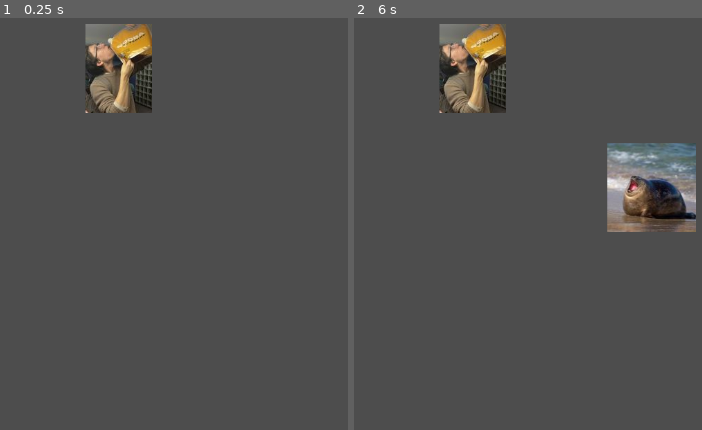
Above: before the commit, frames 1-2 (left to right).
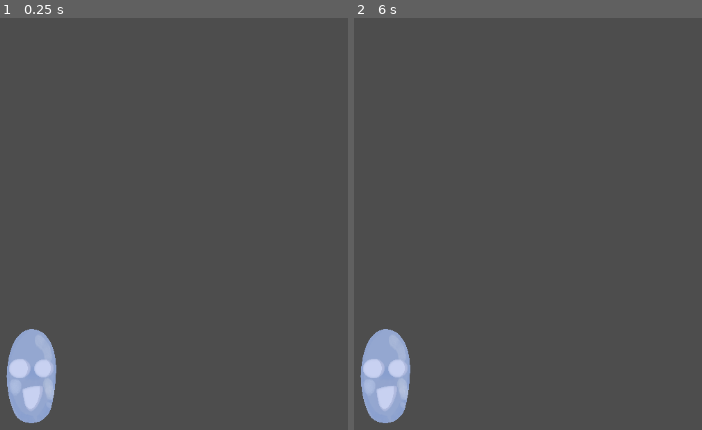
Above: after the commit, the same moments.

Repository: BirdOfAsh/Typeface-tious
Game: Godot game, scene res://Tape-system/Face.tscn
Two runs of this game, one before a commit and one after it. Both use one fixed random seed, a clock stepped at 60 frames per second and the inputs below.
Inputs (mouse positions are in pixels of both pictures, inside the frame that each line leads up to):
- Up to frame 1 (0.25 s): no input
- Up to frame 2 (6 s): tap Enter at 0.5, 2, 3.5 s; move the mouse to (outside the picture) at 0.52 s; click (outside the picture) at 0.67 s; tap Space at 1.25, 2.75, 4.25 s; drag from (590, 240) to (472, 67) at 1.27 s; move the mouse to (outside the picture) at 2.02 s; click (outside the picture) at 2.17 s; drag from (outside the picture) to (510, 153) at 2.77 s; move the mouse to (outside the picture) at 3.52 s; click (outside the picture) at 3.67 s; drag from (510, 153) to (628, 108) at 4.27 s; move the mouse to (outside the picture) at 5.02 s; click (outside the picture) at 5.17 s; drag from (628, 108) to (590, 240) at 5.77 s

The runs differ from the first frame. In frame 1, 6.3% of the frame differs, in the area x 1-44%, y 1-99%; in frame 2, 11%, in the area x 1-99%, y 1-99%.

Commit message:
yaaaaaay

Diff:
--- a/typeface-tious/Tape-system/Face.tscn
+++ b/typeface-tious/Tape-system/Face.tscn
@@ -2,7 +2,7 @@
 
 [ext_resource type="Script" uid="uid://b1oensw17oc5x" path="res://Tape-system/Tape-system.gd" id="1_68567"]
 [ext_resource type="PackedScene" uid="uid://dwah035yomhcs" path="res://Tape-system/tapeeeeeeeee.tscn" id="2_m1jk8"]
-[ext_resource type="Texture2D" uid="uid://7xp3jlwl20t3" path="res://IMG_6781.jpg" id="3_xb3h5"]
+[ext_resource type="Texture2D" uid="uid://dygxtt5fbuvrg" path="res://assets/fresh_face.png" id="3_68567"]
 
 [sub_resource type="RectangleShape2D" id="RectangleShape2D_dmtdc"]
 size = Vector2(101, 126.5)
@@ -12,19 +12,20 @@
 tapeeeeeeeee_scene = ExtResource("2_m1jk8")
 
 [node name="Sprite2D" type="Sprite2D" parent="." unique_id=1821651268]
-position = Vector2(177, 106)
-texture = ExtResource("3_xb3h5")
+position = Vector2(53, 553.00006)
+scale = Vector2(0.060174007, 0.08317971)
+texture = ExtResource("3_68567")
 
 [node name="TapeBox" type="Area2D" parent="." unique_id=690560337]
 
 [node name="CollisionPolygon2D" type="CollisionPolygon2D" parent="TapeBox" unique_id=1519194304]
-position = Vector2(184, 1)
+position = Vector2(-121, 307)
 polygon = PackedVector2Array(127, 39, 221, 42, 226, 169, 124, 172)
 
 [node name="Facebox" type="Area2D" parent="." unique_id=78310580]
 
 [node name="CollisionShape2D" type="CollisionShape2D" parent="Facebox" unique_id=779764791]
-position = Vector2(177.5, 104.75)
+position = Vector2(49, 554)
 shape = SubResource("RectangleShape2D_dmtdc")
 
 [connection signal="input_event" from="TapeBox" to="." method="_on_face_box_input_event"]
--- a/typeface-tious/Tape-system/Tape-system.gd
+++ b/typeface-tious/Tape-system/Tape-system.gd
@@ -4,9 +4,11 @@
 @export var tapeeeeeeeee_scene : PackedScene
 
 
-const ICON = preload("uid://gccj7ch5hw4d")
-const Pwhizz = preload("uid://7xp3jlwl20t3")
-const Pwhizz2 = preload("uid://bt4py1a77veni")
+const LIGHT_DAMAGE_MASK = preload("uid://bs2y6likpspor")
+const MID_DAMAGE_MASK = preload("uid://bv5fyagb28o14")
+
+const FRESH_FACE = preload("uid://dygxtt5fbuvrg")
+
 
 @onready var sprite_2d: Sprite2D = $Sprite2D
 @onready var tape_box: Area2D = $TapeBox
@@ -37,17 +39,17 @@
 	Heal()
 
 
-var StateNum : int = 1
+var StateNum : int = 3
 
 
 func ChangeStates():
 	if StateNum !=0 and StateNum <= 3:
 		if StateNum == 1:
-			sprite_2d.texture = ICON
+			sprite_2d.texture = MID_DAMAGE_MASK
 		elif StateNum == 2:
-			sprite_2d.texture = Pwhizz
+			sprite_2d.texture = LIGHT_DAMAGE_MASK
 		elif StateNum == 3:
-			sprite_2d.texture = Pwhizz2
+			sprite_2d.texture = FRESH_FACE
 
 
 
